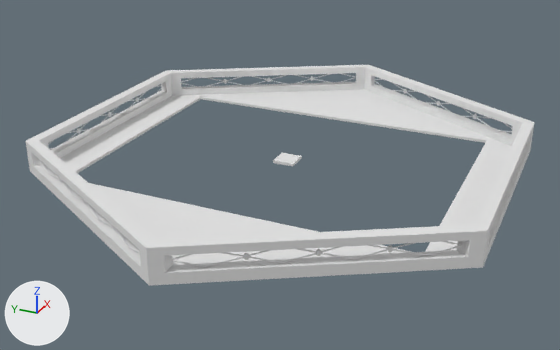
The Blender file Resources/BlendFiles/Arena.blend, before and after one commit.
Camera for both pictures: a 50 mm lens placed at (-45.5, -19.9, 21.3), pointed at (-1.0, 0.1, -0.9). Every picture has the same lights, and +X, +Y and +Z are marked at lower left.

The first picture shows 'BarrierFence_SW', 'Ground', 'Ground_Barrier'.
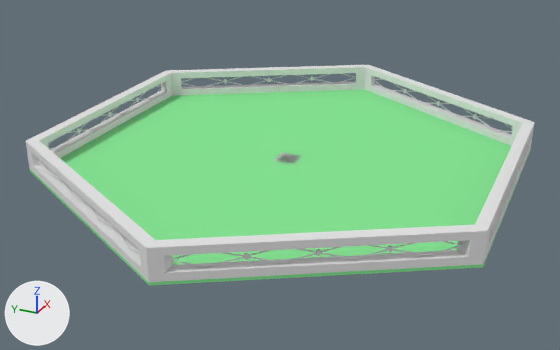
What the commit changed:
Object 'zGround_BackupHex' (ob_zground_backuphex) is now shown.
Object 'Ground' (ob_ground) is now hidden.

Pixel boxes (x1, y1, x2, y2) of what changed, in the pictures (560 x 350 px):
'zGround_BackupHex', shown (green)
    after: (29, 89, 531, 286)
'Ground', hidden
    before: (29, 89, 531, 286)
